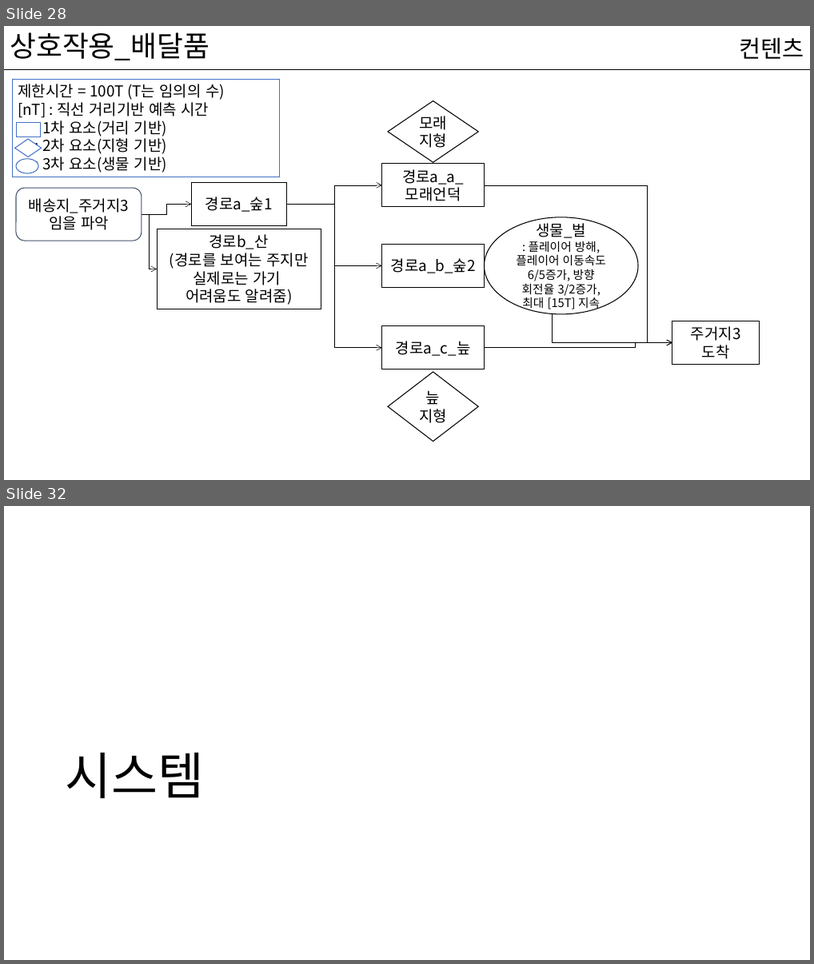
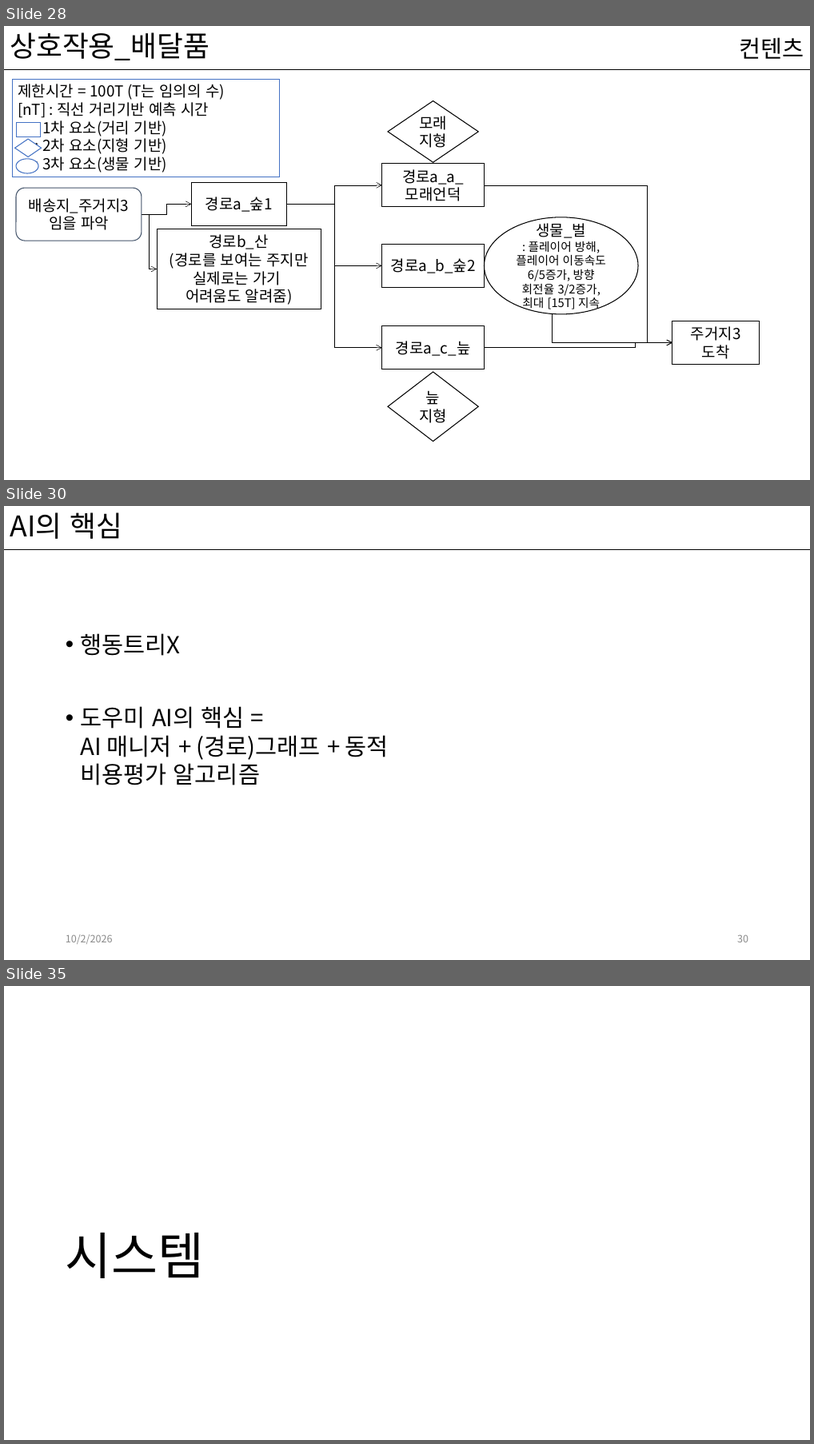
Before and after one commit to kwakyerin/2026_Graduation_Project, a slide deck: documents/HyunahKwon/design/designing/for_teammates/프로토타입_기획.pptx. Shown one above the other, each under a label of ours: slides 28 and 32 before the commit, slides 28, 30 and 35 after it; the slides between them are not shown. The pictures are 814x964 and 814x1444 pixels, drawn with LibreOffice and Linux fonts; fonts in the diff are those of the drawing. Boxes give left, top, right and bottom in pixels: in the first picture for what was removed or moved away, otherwise in the second. Text is boxed around its words. In the diff, an @@ line names an element or a change of style, - is before the commit and + after.

Commit message:
경로 후보 예시, 구현 아키텍쳐, AI 정리
가독성 올릴 필요 있음
당장은 내용만 정리함

```diff
--- a/documents/HyunahKwon/design/designing/for_teammates/프로토타입_기획.pptx
+++ b/documents/HyunahKwon/design/designing/for_teammates/프로토타입_기획.pptx
@@ slide 30 added at <box>4,506,810,960</box>, background #FFFFFF; not listed: 1 template element that a slide beside it also shows @@
@@ title added at <box>10,512,122,539</box>, 34 pt, text #000000 @@
+AI의 핵심
@@ text added at <box>81,633,389,785</box>, 28 pt, text #000000 @@
+• 행동트리X
+• 도우미 AI의 핵심 =
+  AI 매니저 + (경로)그래프 + 동적 비용평가 알고리즘
@@ text added at <box>66,934,113,944</box>, 12 pt, text #8C8C8C @@
+10/2/2026
@@ page number added at <box>738,935,749,942</box>, 12 pt, text #8C8C8C @@
+30
@@ what was slide 32 is now slide 35 @@
```
Also in this commit, not shown: 31 slides changed, 2 other slides added.
